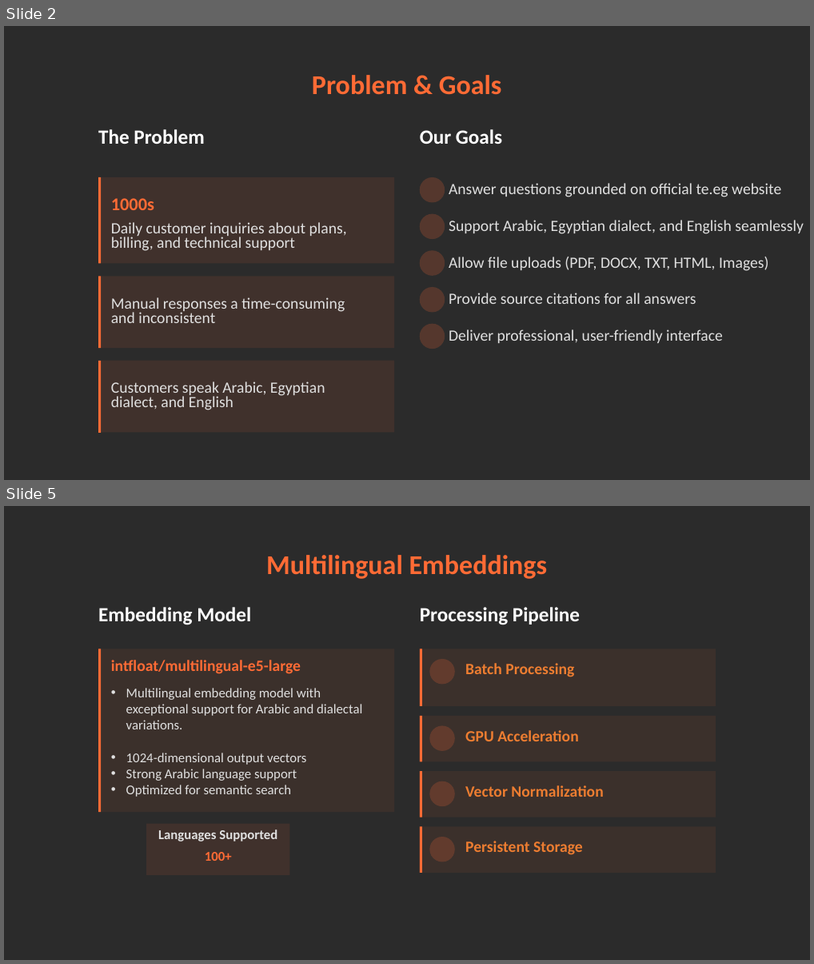
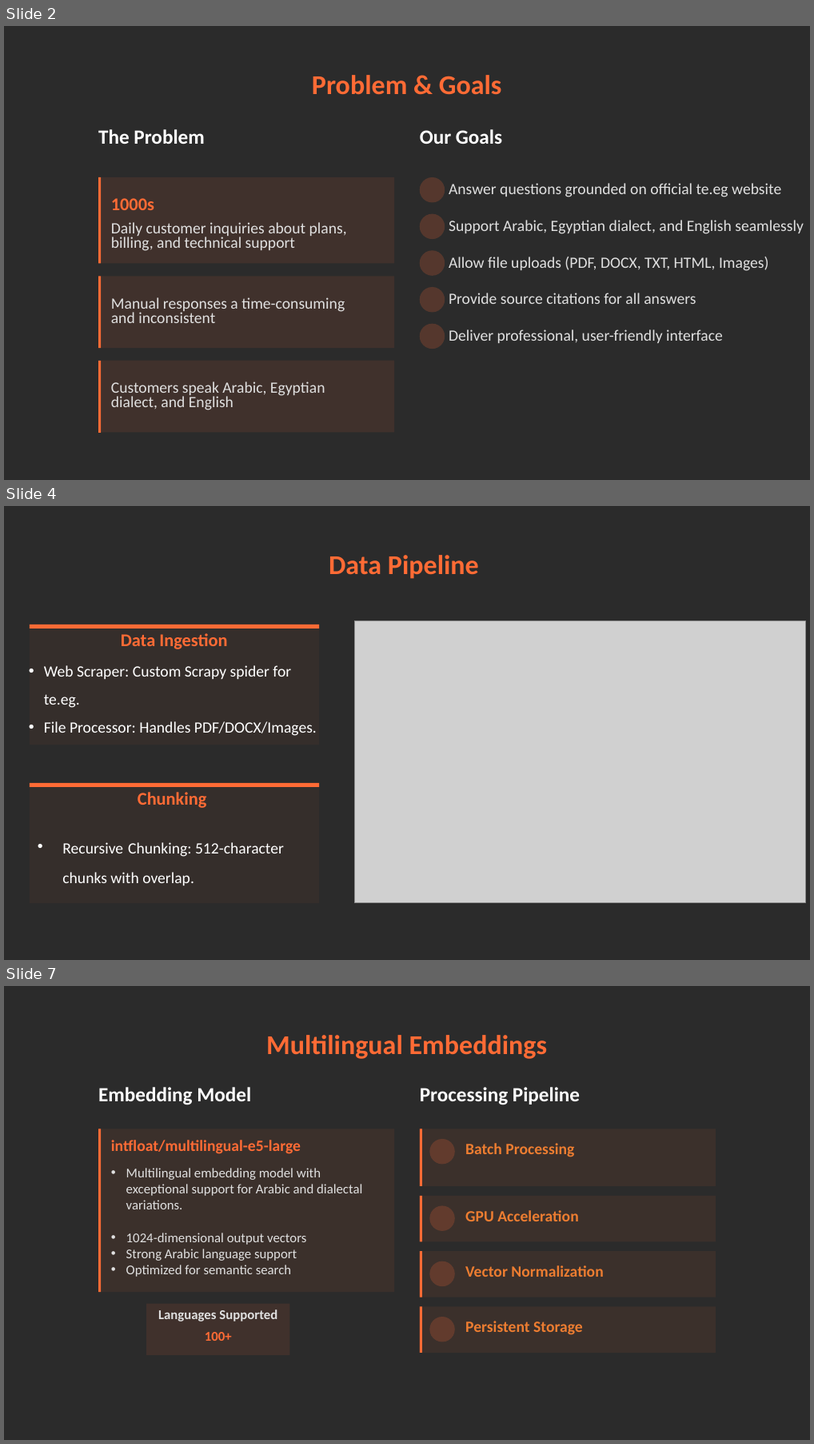
Before and after one commit to MohamedSaeed130/Telecom-Egypt-mini-chatbot, a slide deck: Telecom_Egypt_RAG_Presentation.pptx. Shown one above the other, each under a label of ours: slides 2 and 5 before the commit, slides 2, 4 and 7 after it; the slides between them are not shown. The pictures are 814x964 and 814x1444 pixels, drawn with LibreOffice and Linux fonts; fonts in the diff are those of the drawing; grey boxes stand for pictures; background and template pictures are left out; a plain dark background stands for a picture behind light text. Boxes give left, top, right and bottom in pixels: in the first picture for what was removed or moved away, otherwise in the second. Text is boxed around its words. In the diff, an @@ line names an element or a change of style, - is before the commit and + after.

```diff
--- a/Telecom_Egypt_RAG_Presentation.pptx
+++ b/Telecom_Egypt_RAG_Presentation.pptx
@@ slide 4 added at <box>4,506,810,960</box>, background picture (left out) @@
@@ text added at <box>329,555,479,579</box>, 24.4 pt, text #FF6B35, bold @@
+Data Pipeline
@@ rectangle added at <box>30,624,319,628</box>, fill #FF6B35 @@
@@ picture added at <box>354,620,806,903</box> @@
@@ rectangle added at <box>30,627,319,744</box>, fill #FF6B35 at 5% opacity @@
@@ text added at <box>121,633,227,649</box>, 16 pt, text #FF6B35, bold @@
+Data Ingestion
@@ text added at <box>44,665,317,736</box>, 14 pt, text #FFFFFF @@
+• Web Scraper: Custom Scrapy spider for te.eg.
+• File Processor: Handles PDF/DOCX/Images.
@@ rectangle added at <box>30,786,319,904</box>, fill #FF6B35 at 5% opacity @@
@@ rectangle added at <box>30,783,319,787</box>, fill #FF6B35 @@
@@ text added at <box>138,792,207,808</box>, 16 pt, text #FF6B35, bold @@
+Chunking
@@ text added at <box>62,842,284,885</box>, 14 pt, text #FFFFFF @@
+• Recursive Chunking: 512-character chunks with overlap.
@@ what was slide 5 is now slide 7 @@
```
Also in this commit, not shown: 3 slides changed, 3 other slides added, 1 slide removed, 1 other file.
